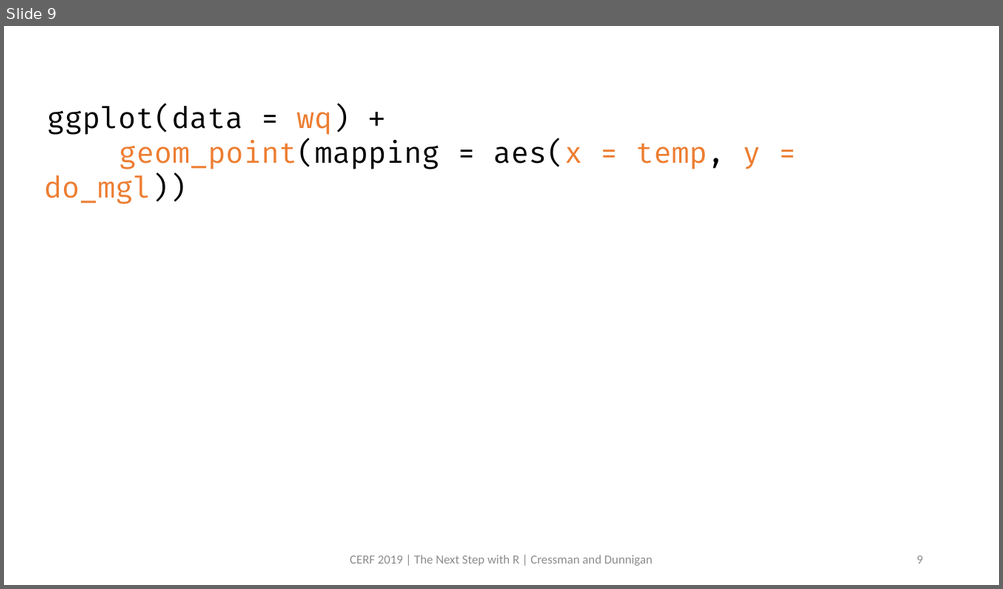
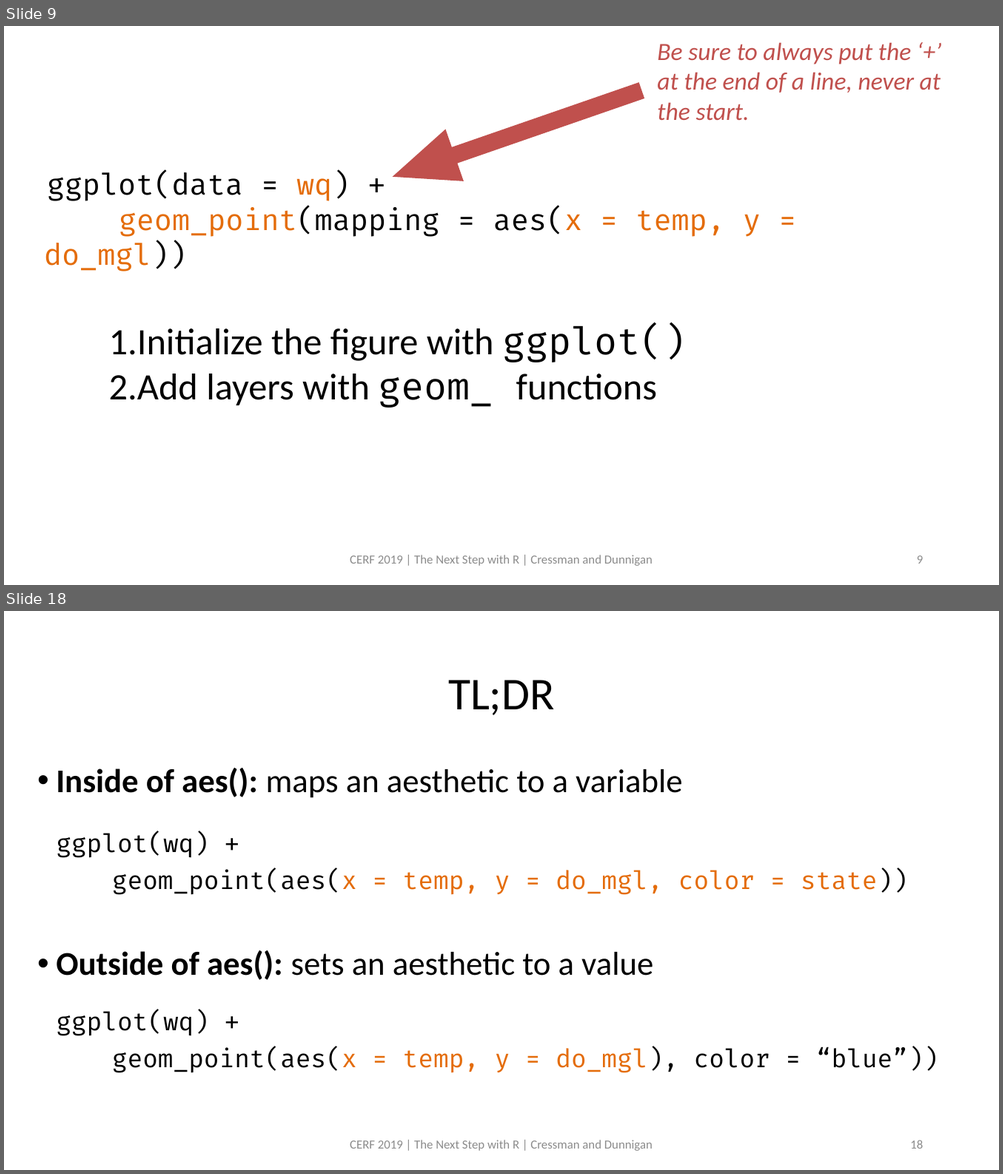
Before and after one commit to swmpkim/2019_CERF, a slide deck: slides/01_Visualize.pptx. Shown one above the other, each under a label of ours: slide 9 before the commit, slides 9 and 18 after it; the slides between them are not shown. The pictures are 1003x589 and 1003x1174 pixels, drawn with LibreOffice and Linux fonts; fonts in the diff are those of the drawing. Boxes give left, top, right and bottom in pixels: in the first picture for what was removed or moved away, otherwise in the second. Text is boxed around its words. In the diff, an @@ line names an element or a change of style, - is before the commit and + after.

```diff
--- a/slides/01_Visualize.pptx
+++ b/slides/01_Visualize.pptx
@@ slide 18 added at <box>4,611,999,1170</box>, background #FFFFFF @@
@@ title added at <box>448,680,555,715</box>, 44 pt, text #000000 @@
+TL;DR
@@ text added at <box>56,768,938,1073</box>, 24 pt, text #000000 @@
+• Inside of aes(): maps an aesthetic to a variable
+  ggplot(wq) +
+geom_point(aes(x = temp, y = do_mgl, color = state))
+• Outside of aes(): sets an aesthetic to a value
+  ggplot(wq) +
+geom_point(aes(x = temp, y = do_mgl), color = “blue”))
@@ text added at <box>350,1140,652,1151</box>, 12 pt, text #8C8C8C @@
+CERF 2019 | The Next Step with R | Cressman and Dunnigan
@@ page number added at <box>910,1140,922,1149</box>, 12 pt, text #8C8C8C @@
+18
@@ slide 9 changed as well @@
@@ text added at <box>657,42,941,121</box>, 24 pt, text #C0504D, italic @@
+Be sure to always put the ‘+’ at the end of a line, never at the start.
@@ right arrow added at <box>384,65,649,201</box>, fill #C0504D, outline #C0504D 1 pt @@
@@ text "ggplot(data = wq) +": place and size @@
-text "ggplot(data = wq) +" at <box>44,104,760,204</box>
+text "ggplot(data = wq) +" at <box>44,172,760,272</box>
@@ text "ggplot(data = wq) +" at <box>44,172,760,272</box>: text colour #ED7D31 to #E46C0A in "wq)", "geom_point(mapping aes(x = temp, y = do_mgl))"; text colour #000000 to #E46C0A in "temp," @@
@@ text added at <box>109,325,686,408</box>, 36 pt, text #000000 @@
+1. Initialize the figure with ggplot()
+2. Add layers with geom_ functions
```
Also in this commit, not shown: 5 other slides changed, 15 other slides added, 1 other file.
